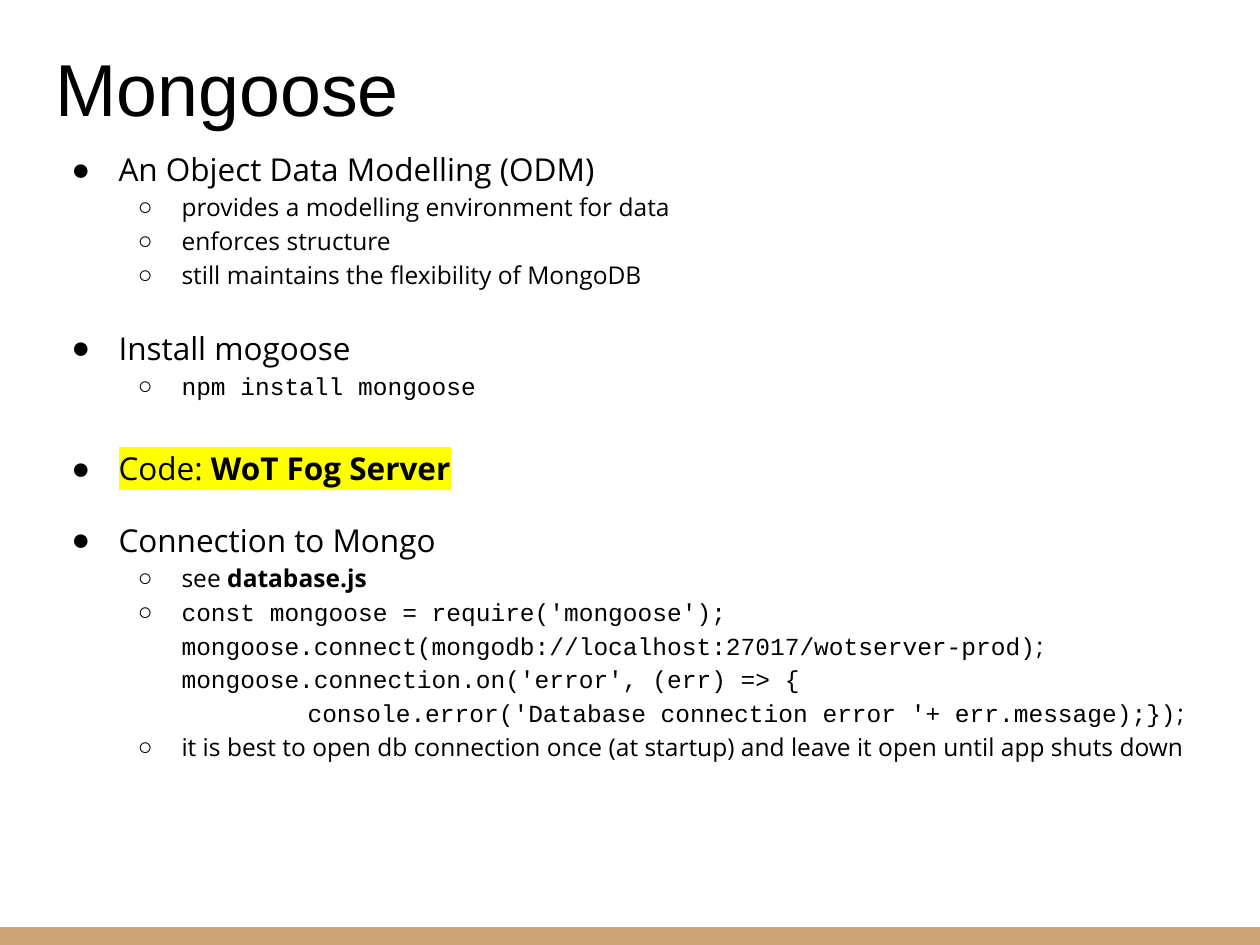
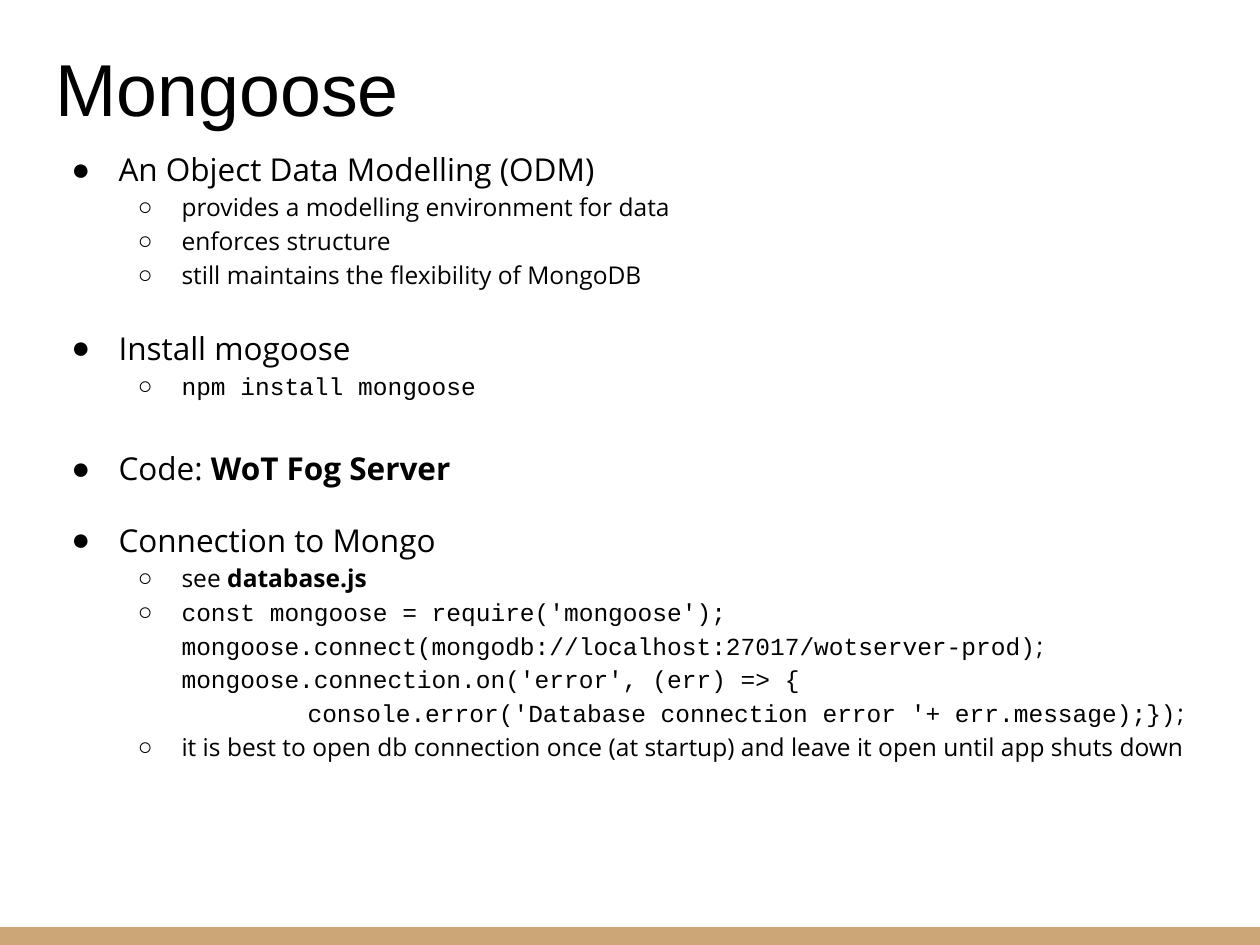
Before and after one commit to riccardoberta/makers, a slide deck: slide 18 of 09 - Persisting Data/slides.pptx. Drawn at 1260x945 pixels with LibreOffice and Linux fonts; fonts in the diff are those of the drawing. Boxes give left, top, right and bottom in pixels: in the first picture for what was removed or moved away, otherwise in the second. Text is boxed around its words. In the diff, an @@ line names an element or a change of style, - is before the commit and + after.

```diff
--- a/09 - Persisting Data/slides.pptx
+++ b/09 - Persisting Data/slides.pptx
@@ text at [119,456,450,488]: highlight #FFFF00 to none in "Code: WoT Fog Server" @@
```
Also in this commit, not shown: 17 other slides changed, 1 slide removed, 36 other files.
